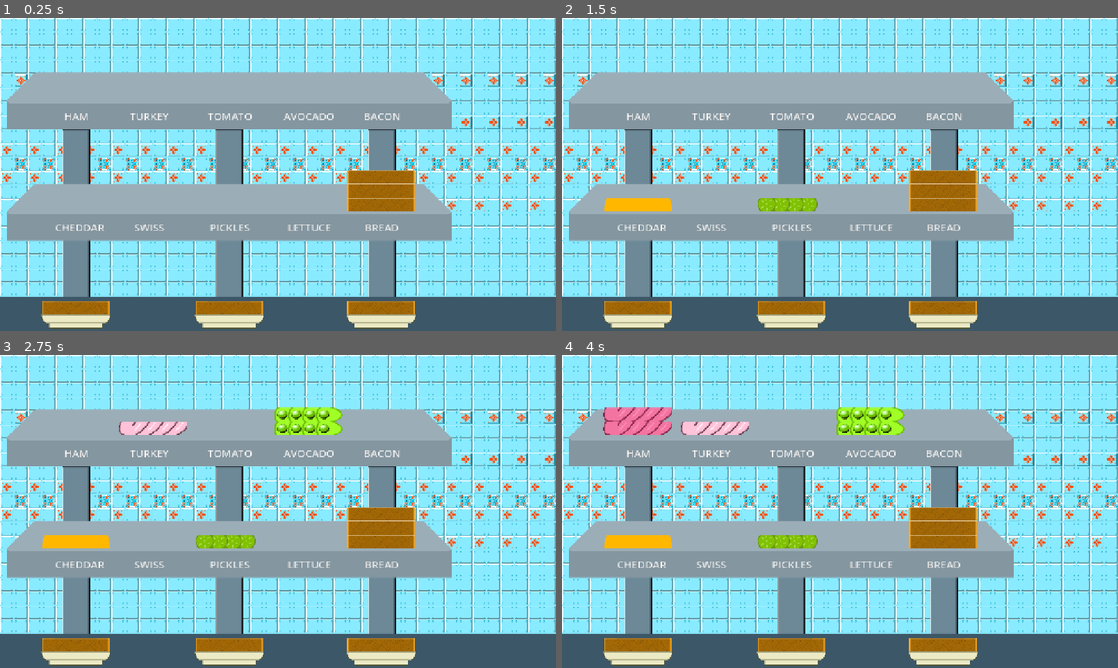
Above: before the commit, frames 1-4 (two rows, left to right).
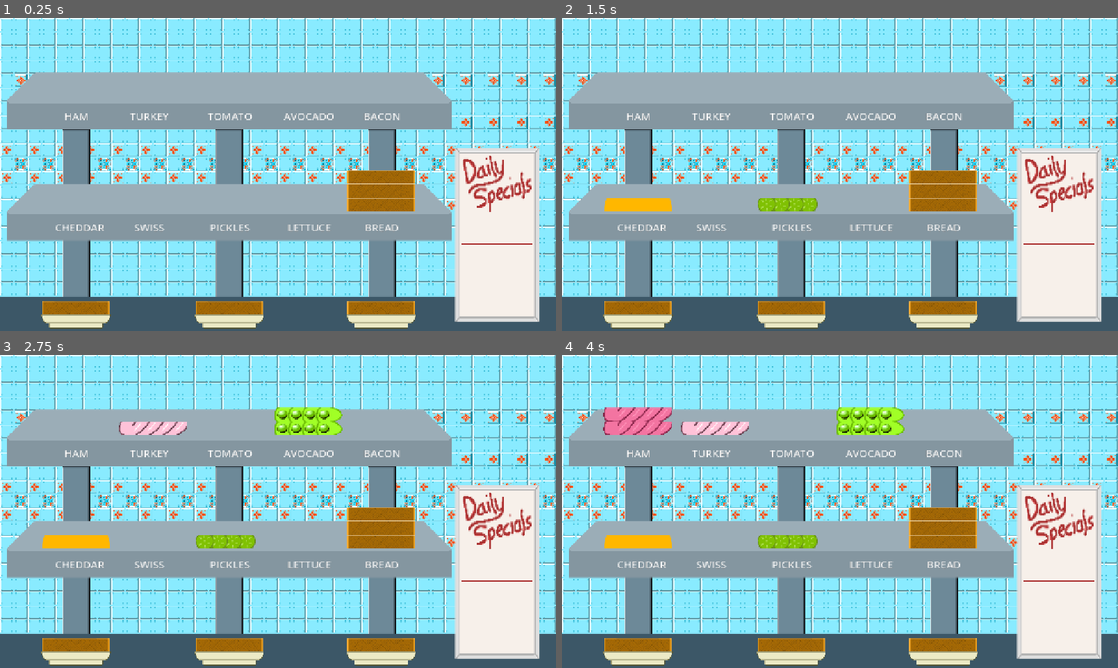
Above: after the commit, the same moments.

Repository: hachitomo/sandwich-slammer
Game: Godot game, scene res://scenes/game.tscn
The game is run twice, just before and just after one commit, with the same random seed, the same clock (stepped at 60 frames per second) and the same inputs.
Inputs:
- Up to frame 1 (0.25 s): no input
- Up to frame 2 (1.5 s): tap Enter (ui_accept) at 0.5, 0.77 s; hold Right (ui_right) 0.53-1.28 s; hold Down (ui_down) from 1.28 s (still down)
- Up to frame 3 (2.75 s): tap Enter (ui_accept) at 1.52, 2 s; release Down (ui_down) at 2.03 s; hold Right (ui_right) from 2.03 s (still down)
- Up to frame 4 (4 s): release Right (ui_right) at 2.78 s; hold Up (ui_up) 2.78-3.53 s; tap Enter (ui_accept) at 3.02, 3.5, 3.77 s; hold Left (ui_left) from 3.53 s (still down)

The runs differ from the first frame. In frame 1, 8.1% of the frame differs, in the area x 81-97%, y 41-98%; in frame 2, 8.1%; in frame 3, 8.1%; in frame 4, 8.1%.

Commit message:
TODOs for tomorrow

Diff:
--- a/fab/script/selectable_items.gd
+++ b/fab/script/selectable_items.gd
@@ -1,4 +1,7 @@
 extends Node2D
+
+#TODO
+# WHY DOES THE CURSOR ADJUST ONLY AFTER REFOCUSING??? >:(
 
 class_name SelectableItems
 
@@ -79,6 +82,8 @@
 
 func get_item_position(index: int) -> Vector2:
 	var curval = item_map.get(cursor_index)
+	if offset_map.has(index):
+		curval += offset_map.get(index)
 	if item_map.size() == 0:
 		printerr("get item position called with no items!")
 		return Vector2.ZERO
@@ -91,15 +96,19 @@
 
 	return pos
 
+# repaint markers, e.g. on stack resize
+func reset_items() -> void:
+	set_items(item_map)
+
 func set_items(_items: Dictionary[int,Vector2]) -> void:
 	for child in $Items.get_children():
 		$Items.remove_child(child)
 	for _item in _items.keys():
 		item_map.set(_item,_items.get(_item))
-	set_cursor(0)
 
 func set_offset(item: int, offset: Vector2) -> void:
 	offset_map.set(item,offset)
+	reset_items()
 
 func set_rollover(set_to: bool = true):
 	rollover = set_to
--- a/scenes/game.gd
+++ b/scenes/game.gd
@@ -1,4 +1,8 @@
 extends Node2D
+
+#TODO general
+# - Menu before start
+# - Round with duration (Clock indicator?)
 
 @export var ingredient_start_count: int = 12
 @export var cursor_offset: Vector2 = Vector2.ZERO
@@ -44,13 +48,6 @@
 	if init:
 		init_items()
 		init = false
-	if refresh_points:
-		for i in range(3):
-			var stack_size = [$Sandwich1,$Sandwich2,$Sandwich3][i].size()
-			if stack_size > 3:
-				$SandwichSelections.set_offset(i,Vector2(0,(stack_size - 3) * -32))
-
-		refresh_points = false
 
 
 func init_items() -> void:
@@ -191,6 +188,7 @@
 		var _pos = get_ingredient_selection_point(type)
 		points.set(type, _pos)
 	$IngredientSelections.set_items(points)
+	$IngredientSelections.set_cursor(0)
 
 func add_sandwich_points() -> void:
 	var points: Dictionary[int,Vector2] = {
@@ -199,6 +197,7 @@
 		2: Vector2(878,475),
 	}
 	$SandwichSelections.set_items(points)
+	$SandwichSelections.set_cursor(0)
 
 
 func get_ingredient_selection_point(igdt: Types.ingredient_type) -> Vector2:
@@ -244,7 +243,10 @@
 	$SandwichSelections.set_focus(false)
 	$IngredientSelections.set_focus(true)
 	selecting = true
-	refresh_points = true
+	for i in range(3):
+		var stack_size = [$Sandwich1,$Sandwich2,$Sandwich3][i].size()
+		if stack_size > 3:
+			$SandwichSelections.set_offset(i,Vector2(0,(stack_size - 3) * -32))
 
 func _on_init_delay_timer_timeout() -> void:
 	if count < ingredient_start_count:
--- a/scenes/game.tscn
+++ b/scenes/game.tscn
@@ -7,6 +7,7 @@
 [ext_resource type="PackedScene" uid="uid://eag84b1t6nt6" path="res://fab/SelectableItems.tscn" id="5_iywne"]
 [ext_resource type="Script" uid="uid://043dx4rgwmqn" path="res://fab/script/selectable_items.gd" id="6_p57ef"]
 [ext_resource type="Texture2D" uid="uid://doiexqtenywp8" path="res://assets/img/sandwich2.png" id="7_u5sy4"]
+[ext_resource type="PackedScene" uid="uid://o7jk8fm8qs4d" path="res://scenes/whiteboard.tscn" id="8_gee14"]
 
 [node name="Game" type="Node2D" unique_id=2055669766]
 script = ExtResource("1_uwrxv")
@@ -179,4 +180,8 @@
 cursor_texture = ExtResource("7_u5sy4")
 cursor_default_region = Rect2(36, 3, 148, 31)
 
+[node name="Node2D" parent="." unique_id=1391044385 instance=ExtResource("8_gee14")]
+position = Vector2(1145, 499)
+scale = Vector2(2, 2.5)
+
 [connection signal="timeout" from="InitDelayTimer" to="." method="_on_init_delay_timer_timeout"]
--- a/scenes/main.tscn
+++ /dev/null
@@ -1,6 +0,0 @@
-[gd_scene format=3 uid="uid://ci3g15ji2epg"]
-
-[ext_resource type="Script" uid="uid://ditjgal7qs3n7" path="res://scripts/main.gd" id="1_o5qli"]
-
-[node name="Node2D" type="Node2D" unique_id=697798057]
-script = ExtResource("1_o5qli")
--- a/scripts/main.gd
+++ b/scenes/whiteboard.gd
@@ -1,9 +1,14 @@
 extends Node2D
 
+#TODO
+# Choose a random recipe and list it in daily specials spot label
+# Display order scores as they go out in the orders box
+
+const FONT_COLOR: Color = Color("#ac3232")
 
 # Called when the node enters the scene tree for the first time.
 func _ready() -> void:
-	pass
+	pass # Replace with function body.
 
 
 # Called every frame. 'delta' is the elapsed time since the previous frame.
--- /dev/null
+++ b/scenes/whiteboard.tscn
@@ -0,0 +1,37 @@
+[gd_scene format=3 uid="uid://o7jk8fm8qs4d"]
+
+[ext_resource type="Script" uid="uid://cnwpjii8p0hyn" path="res://scenes/whiteboard.gd" id="1_7us60"]
+[ext_resource type="Texture2D" uid="uid://doiexqtenywp8" path="res://assets/img/sandwich2.png" id="1_q8y3l"]
+
+[sub_resource type="StyleBoxLine" id="StyleBoxLine_7us60"]
+color = Color(0.6745098, 0.19607843, 0.19607843, 1)
+
+[node name="Node2D" type="Node2D" unique_id=1391044385]
+script = ExtResource("1_7us60")
+
+[node name="BG" type="Sprite2D" parent="." unique_id=1942012172]
+texture = ExtResource("1_q8y3l")
+region_enabled = true
+region_rect = Rect2(215, 338, 99, 162)
+
+[node name="Specials" type="VBoxContainer" parent="BG" unique_id=1276349011]
+offset_left = -42.0
+offset_top = -19.0
+offset_right = 40.0
+offset_bottom = 7.0
+
+[node name="Label" type="Label" parent="BG/Specials" unique_id=1559664848]
+layout_mode = 2
+
+[node name="HSeparator" type="HSeparator" parent="BG" unique_id=1219605247]
+offset_left = -40.0
+offset_top = 7.0
+offset_right = 39.0
+offset_bottom = 11.0
+theme_override_styles/separator = SubResource("StyleBoxLine_7us60")
+
+[node name="Orders" type="VBoxContainer" parent="BG" unique_id=1995495848]
+offset_left = -42.0
+offset_top = 11.0
+offset_right = 40.0
+offset_bottom = 74.0
--- a/scripts/sandwich.gd
+++ b/scripts/sandwich.gd
@@ -3,6 +3,9 @@
 class_name Sandwich
 
 const sandwich_texture = preload("res://assets/img/sandwich2.png")
+
+#TODO
+# signal orderup()
 
 # DING DING DING IT'S THE THEME!!! :D
 var layers: Array[Types.ingredient_type] = [Types.ingredient_type.BREAD]
@@ -30,5 +33,19 @@
 func add_ingredient(igdt: Types.ingredient_type) -> void:
 	layers.append(igdt)
 
+#TODO
+# check for basic combos, recipe matches, sauce multipliers(?)
+# might need several subprocedures, write out pros and cons to map for output?
+# maybe even make an order class with a score and itemized list combo? (Resource or class?)
+func score_sandwich() -> int:
+	#TODO
+	# replenish_ingredients(amount?)
+	return 0
+
+#TODO
+# reset to just bread, clear out layers and child sprites - & LATER - animate?
+func reset() -> void:
+	pass
+
 func size() -> int:
 	return $Layers.get_child_count()
--- a/scripts/types.gd
+++ b/scripts/types.gd
@@ -1,4 +1,7 @@
 class_name Types
+
+#TODO
+# define recipes somehow here
 
 enum ingredient_type {HAM=0,TURKEY=1,TOMATO=2,AVOCADO=3,BACON=4,CHEDDAR=5,SWISS=6,PICKLE=7,LETTUCE=8,BREAD=9}
 enum sauce {MUSTARD,MAYO,RANCH}
Binary file changed: assets/img/sandwich2.png
Not shown, added: scenes/whiteboard.gd.uid
Not shown, removed: scripts/main.gd.uid
